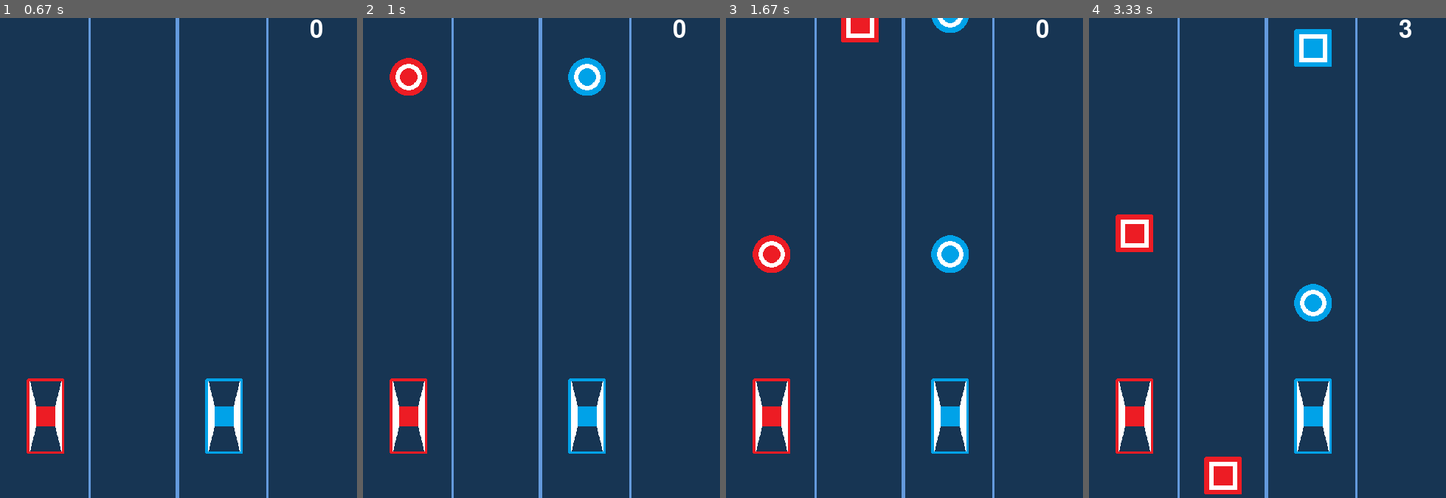
Above: before the commit, frames 1-4 (left to right).
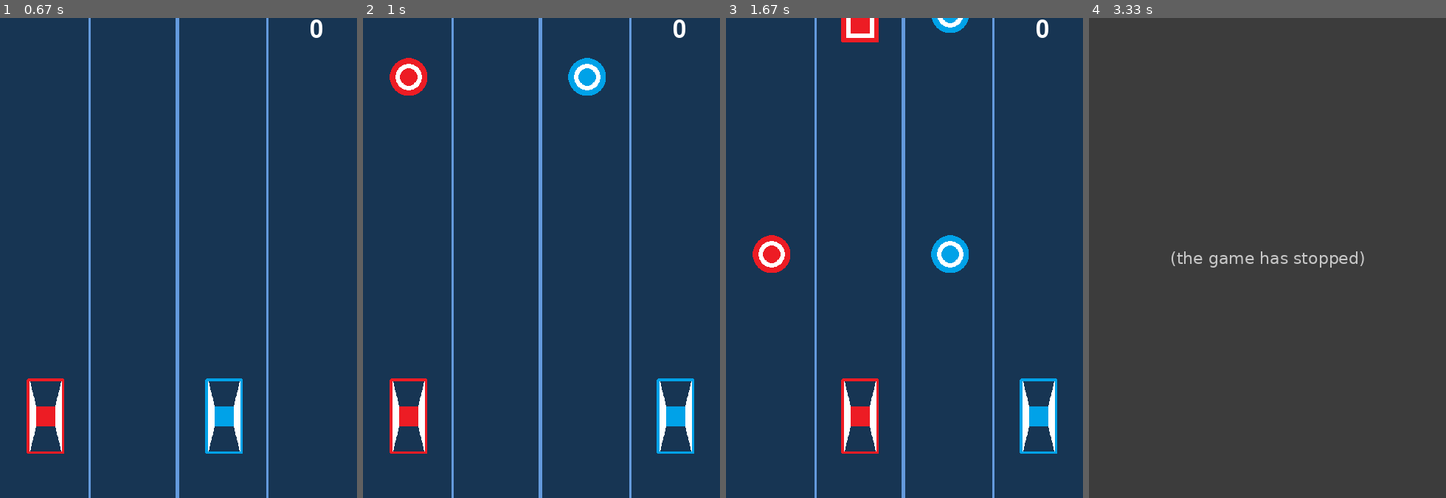
Above: after the commit, the same moments.

Repository: melinastergiou/Pygame_Melina
Game: pygame game, started from jogo.py
Two runs of this game, one before a commit and one after it. Both use one fixed random seed, a clock stepped at 60 frames per second and the inputs below.
Inputs:
- Up to frame 1 (0.67 s): hold Right from 0.33 s (still down)
- Up to frame 2 (1 s): release Right at 0.8 s; hold Right from 0.83 s (still down); hold D from 0.83 s (still down)
- Up to frame 3 (1.67 s): release Right at 1.3 s; release D at 1.3 s; hold Left from 1.33 s (still down); hold A from 1.33 s (still down)
- Up to frame 4 (3.33 s): release Left at 1.87 s; release A at 1.87 s; hold Right 2.33-2.97 s; hold D 2.33-2.97 s

Frame 1 is identical in both runs. In frame 2, 1.8% of the frame differs, in the area x 57-93%, y 75-91%; in frame 3, 3.7%; in frame 4, 100%, in the area x 0-100%, y 0-100%.
After the commit the program exited at 3.03 s; later frames show no game.

Commit message:
arrumando

Diff:
--- a/jogo.py
+++ b/jogo.py
@@ -12,19 +12,13 @@
 window = pygame.display.set_mode((largura_da_tela, altura_da_tela))
 pygame.display.set_caption('Carrinhos UHU!')
 
-background_image= pygame.image.load('D:\Insper\DeSoft\Pygame_Melina\imagens/cargame.png').convert_alpha()
-sound_menu = pygame.mixer.Sound('D:\Insper\DeSoft\Pygame_Melina\sons/menu.wav')
-
-menu_inicial = True
-play_one = False
+background_image= pygame.image.load('imagens/cargame.png').convert_alpha()
+sound_menu = pygame.mixer.Sound('sons/menu.wav')
+
+# menu_inicial = True
+# play_one = False
 
 # ----- cria funções
-def tela_menu_inicial(tela):
-
-    # FUNDO
-    tela.blit(background_image, (0,0))
-
-    return None
 
 def cria_obstaculos_seguintes():
     obstaculos_vermelho = [1,2]
@@ -77,15 +71,15 @@
 lista_posa = [posições[2], posições[3]]
 pontuação = 0
 font = pygame.font.SysFont(None, 48)
-background = pygame.image.load('D:\Insper\DeSoft\Pygame_Melina\imagens/fundo.png').convert()
-
-quadrado_v_img = pygame.image.load('D:\Insper\DeSoft\Pygame_Melina\imagens/quadrado_v.png').convert_alpha()
-circulo_v_img = pygame.image.load('D:\Insper\DeSoft\Pygame_Melina\imagens/circulo_v.png').convert_alpha()
-carro_v_img = pygame.image.load('D:\Insper\DeSoft\Pygame_Melina\imagens/carro_v.png')
-
-quadrado_a_img = pygame.image.load('D:\Insper\DeSoft\Pygame_Melina\imagens/quadrado_a.png').convert_alpha()
-circulo_a_img = pygame.image.load('D:\Insper\DeSoft\Pygame_Melina\imagens/circulo_a.png').convert_alpha()
-carro_a_img = pygame.image.load('D:\Insper\DeSoft\Pygame_Melina\imagens/carro_a.png')
+background = pygame.image.load('imagens/fundo.png').convert()
+
+quadrado_v_img = pygame.image.load('imagens/quadrado_v.png').convert_alpha()
+circulo_v_img = pygame.image.load('imagens/circulo_v.png').convert_alpha()
+carro_v_img = pygame.image.load('imagens/carro_v.png')
+
+quadrado_a_img = pygame.image.load('imagens/quadrado_a.png').convert_alpha()
+circulo_a_img = pygame.image.load('imagens/circulo_a.png').convert_alpha()
+carro_a_img = pygame.image.load('imagens/carro_a.png')
 
 quadrado_v_img = pygame.transform.scale(quadrado_v_img, (largura_comp, altura_comp))
 circulo_v_img = pygame.transform.scale(circulo_v_img, (largura_comp, altura_comp))
@@ -95,7 +89,7 @@
 circulo_a_img = pygame.transform.scale(circulo_a_img, (largura_comp, altura_comp))
 carro_a_img = pygame.transform.scale(carro_a_img, (largura_comp, altura_carro))
 
-borda_img = pygame.image.load('D:\Insper\DeSoft\Pygame_Melina\imagens/Borda.PNG').convert()
+borda_img = pygame.image.load('imagens/Borda.PNG').convert()
 borda_img = pygame.transform.scale(borda_img, (largura_da_tela, 1))
 
 # ----- Cria classes
@@ -219,26 +213,24 @@
 # ===== Loop principal =====
 while game:
 
-
-
     sound_menu.play()
 
     clock.tick(FPS)
 
 
-    for event in pygame.event.get():
-    # Mouse Posição Click
-        if event.type == pygame.MOUSEBUTTONDOWN:
-            pos = pygame.mouse.get_pos()
-
-
-    if menu_inicial:
-        tela_menu_inicial(window)
-        if not play_one:
-            play_one=True
-
-        if event.type == pygame.MOUSEBUTTONDOWN:
-            menu_inicial = False
+    # for event in pygame.event.get():
+    # # Mouse Posição Click
+    #     if event.type == pygame.MOUSEBUTTONDOWN:
+    #         pos = pygame.mouse.get_pos()
+
+
+    # if menu_inicial:
+    #     tela_menu_inicial(window)
+    #     if not play_one:
+    #         play_one=True
+
+    #     if event.type == pygame.MOUSEBUTTONDOWN:
+    #         menu_inicial = False
 
     # ----- Trata eventos
     for event in pygame.event.get():
@@ -298,4 +290,4 @@
     pygame.display.update()  # Mostra o novo frame para o jogador
 
 # ===== Finalização =====
-pygame.quit()  # Função do PyGame que finaliza os D:\Insper\DeSoft\Pygame_Melina\imagens utilizados
+pygame.quit()  # Função do PyGame que finaliza os imagens utilizados
